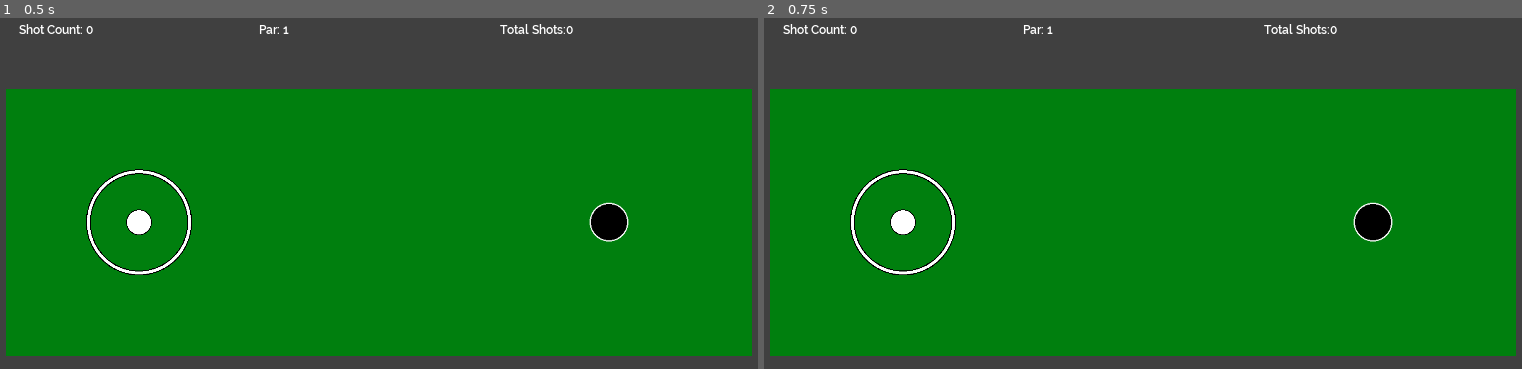
Above: before the commit, frames 1-2 (left to right).
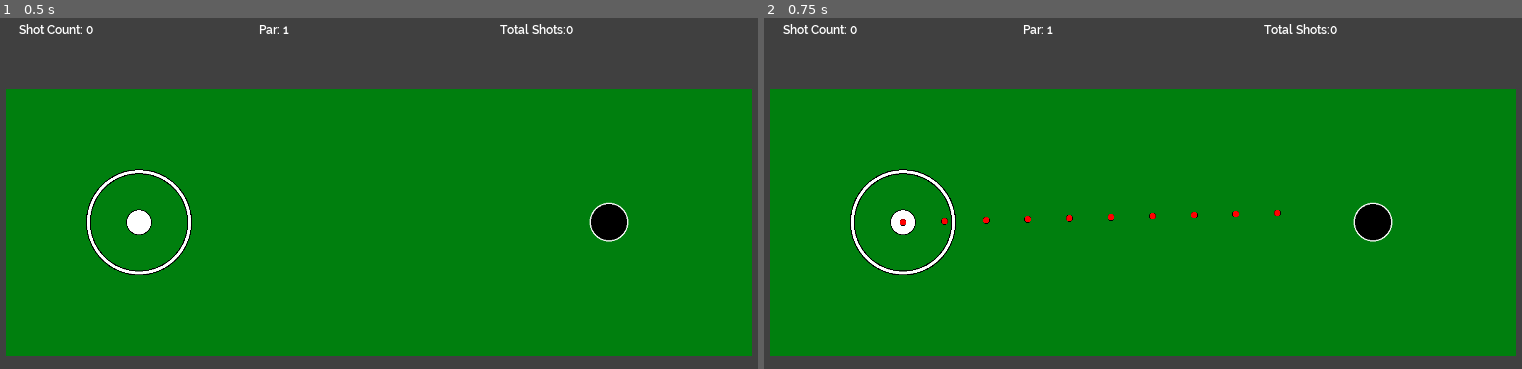
Above: after the commit, the same moments.

Repository: Beetron/2dgolf
Game: Godot game, scene res://Level A.tscn
Two runs of this game, one before a commit and one after it. Both use one fixed random seed, a clock stepped at 60 frames per second and the inputs below.
Inputs (mouse positions are in pixels of both pictures, inside the frame that each line leads up to):
- Up to frame 1 (0.5 s): no input
- Up to frame 2 (0.75 s): tap Enter at 0.5 s; move the mouse to (1317, 211) at 0.52 s; click (1317, 211) at 0.67 s

Frame 1 is identical in both runs. In frame 2, 0.1% of the frame differs, in the area x 17-69%, y 54-60%.

Commit message:
Added markers for player shots

Diff:
--- a/Ball.gd
+++ b/Ball.gd
@@ -5,6 +5,8 @@
 export var powerThreshold = Vector2(5000,5000)
 export var powerClamp = 5000
 signal shotCountChanged
+signal showShotMarkers
+signal hideShotMarkers
 onready var ring = $"Control Ring"
 var shotCount = 0
 
@@ -16,8 +18,7 @@
 
 # Called when the node enters the scene tree for the first time.
 func _ready():
-	#Initialize lastPos with current position
-	pass # Replace with function body.
+	pass
 
 func _input(event):
 	if (event is InputEventMouseButton and event.button_index == BUTTON_LEFT):
@@ -25,13 +26,14 @@
 			if (event.pressed):
 				#Hide/Show control ring if mouse is pressed
 				ring.visible = true
+				emit_signal("showShotMarkers")
 			else:
+				emit_signal("hideShotMarkers")
 				#Execute a hit if within the threshold of the ring
 				if (self.global_position.distance_to(event.position) > hitThreshold && ring.visible == true):
 					var hit = (self.global_position - event.position) * power
 					if(hit.abs() > powerThreshold):
 						hit = hit.clamped(powerClamp)
-					print(hit)
 					apply_central_impulse(hit)
 					readyToHit = false
 					ring.visible = false
--- /dev/null
+++ b/ShotMarker.gd
@@ -0,0 +1,20 @@
+extends Node2D
+
+export (NodePath) var TargetPath
+export (float) var offset
+
+onready var TargetNode = get_node(TargetPath)
+
+func _process(delta):
+	var ballPos = TargetNode.global_position
+	var mousePos = get_global_mouse_position()
+
+	self.global_position = offset * (ballPos - mousePos) + mousePos
+
+	var potentialPower = ((ballPos - get_viewport().get_mouse_position()) * 8).abs()
+	var powerThreshold = Vector2(5000,5000)
+	if(potentialPower > powerThreshold):
+		$Sprite.modulate = Color(1, 0, 0)
+	else:
+		$Sprite.modulate = Color(1, 1, 1)
+	return
--- /dev/null
+++ b/ShotMarker.tscn
@@ -0,0 +1,10 @@
+[gd_scene load_steps=3 format=2]
+
+[ext_resource path="res://shotMarker.png" type="Texture" id=1]
+[ext_resource path="res://ShotMarker.gd" type="Script" id=2]
+
+[node name="Marker" type="Node2D"]
+script = ExtResource( 2 )
+
+[node name="Sprite" type="Sprite" parent="."]
+texture = ExtResource( 1 )
--- a/World.gd
+++ b/World.gd
@@ -5,14 +5,15 @@
 
 var timer
 var ballInHole = false
+var shotMarkerScene = preload("res://ShotMarker.tscn")
+var shotMarkerList = []
 
 # Called when the node enters the scene tree for the first time.
 func _ready():
-	pass # Replace with function body.
-
-# Called every frame. 'delta' is the elapsed time since the previous frame.
-#func _process(delta):
-#	pass
+	createShotMarkers()
+	get_node("Player/Ball").connect("showShotMarkers", self, "_on_Ball_showShotMarkers")
+	get_node("Player/Ball").connect("hideShotMarkers", self, "_on_Ball_hideShotMarkers")
+	return
 
 func _on_OutOfBounds_body_shape_entered(body_id, body, body_shape, area_shape):
 	if(body.name == "Ball"):
@@ -32,6 +33,29 @@
 		get_node("Scorecard").visible = true
 	return
 
+func createShotMarkers():
+	var ballPath = get_node("Player/Ball").get_path()
+	for n in range(10):
+		var shotNode = shotMarkerScene.instance()
+		shotNode.TargetPath = ballPath
+		shotNode.offset = (n+1) / 10 as float
+		shotNode.visible = false
+		add_child(shotNode)
+		shotMarkerList.append(shotNode.get_name())
+	return
+
+func _on_Ball_showShotMarkers():
+	for n in shotMarkerList:
+		get_node(n).visible = true
+	return
+
+
+func _on_Ball_hideShotMarkers():
+	for n in shotMarkerList:
+		get_node(n).visible = false
+	return
+
+
 func change_level():
 	pass
 
--- a/project.godot
+++ b/project.godot
@@ -32,5 +32,6 @@
 
 [rendering]
 
+quality/2d/gles2_use_nvidia_rect_flicker_workaround=true
 quality/depth/hdr=false
 environment/default_environment="res://default_env.tres"
Binary file added: shotMarker.png
Not shown, added: shotMarker.png.import
